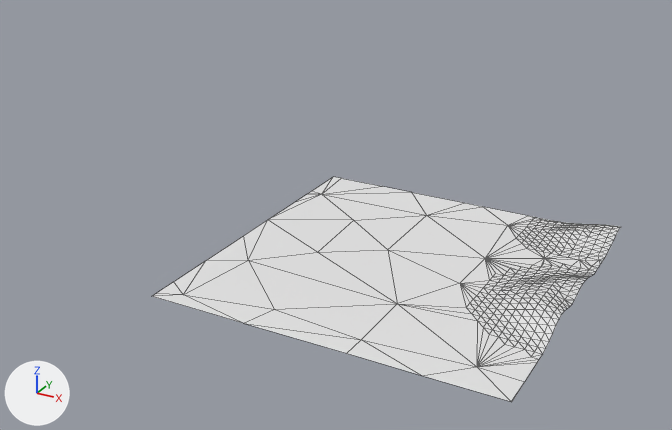
One commit to the glTF model gameserver/res/world_tiles/tile_100_0.glb: the scene before it, then after it.
Rendered twice from a 50 mm camera at (249.0, -168.0, 120.0) aimed at (103.0, 97.0, -13.0). Every picture has the same lights, and +X, +Y and +Z are marked at lower left. The older version comes first. Mesh edges are drawn as thin lines.

Before the edit, the objects in view are built like this:
```python
me_plane_002 = bpy.data.meshes.new('Plane.002')
me_plane_002.from_pydata(...)  # 370 vertices, 668 faces; spans x -25.0..75.0, y -125.0..-25.0, z 0.0..3.5
ob_tile_100_0 = bpy.data.objects.new('tile_100_0', me_plane_002)
ob_tile_100_0.location = (125.0, 125.0, 0.0)
```
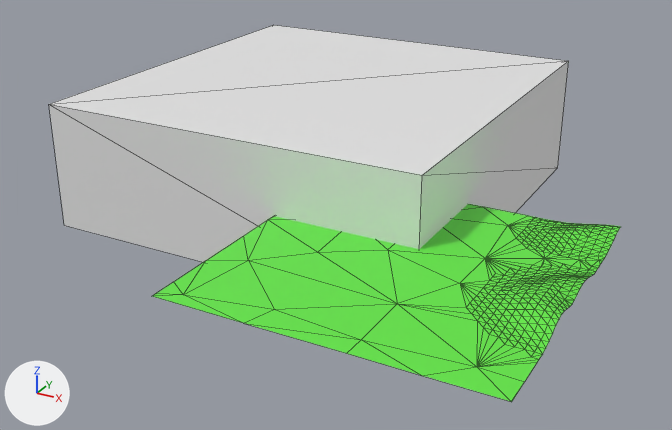
Pixel boxes (x1, y1, x2, y2) of what changed, in the pictures (672 x 430 px):
'GrassVolume_2', added: after (49, 25, 569, 262)
'tile_100_0', recoloured (white to green): (153, 204, 621, 402) in both

The change, as a diff of the scene's bpy script:
```diff
--- a/gameserver/res/world_tiles/tile_100_0.glb.py
+++ b/gameserver/res/world_tiles/tile_100_0.glb.py
@@ mat_terrain @@
+mat_terrain = principled_material('terrain')
+mat_terrain.base_color = (0.122, 0.8, 0.0567)  # green #62e743
@@ me_plane_002 @@
 me_plane_002.from_pydata(...)  # 370 vertices, 668 faces; spans x -25.0..75.0, y -125.0..-25.0, z 0.0..3.5
+me_plane_002.materials.append(mat_terrain)  # green #62e743
@@ me_cube_001 @@
+me_cube_001.from_pydata(...)  # a box spanning x -27.7..115.8, y -53.3..94.9, z -23.4..23.4
@@ ob_grassvolume_2 @@
+ob_grassvolume_2 = bpy.data.objects.new('GrassVolume_2', me_cube_001)
+ob_grassvolume_2.location = (34.9, 113.9, 0.0)
```
